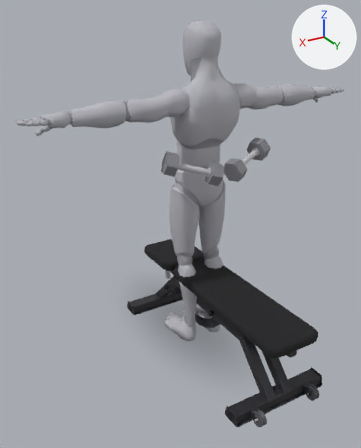
A saved change to the glTF model app/src/main/assets/mannequins/db_bench_press.glb.
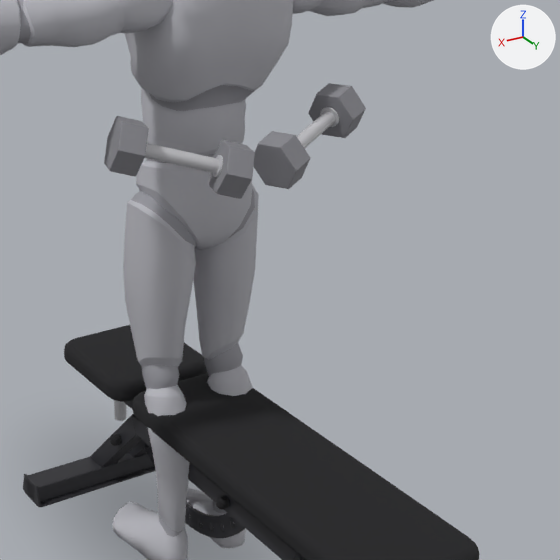
Each version is shown whole from a 50 mm camera at (1.467, 2.241, 1.881) aimed at (0.1, -0.038, 0.742), then close up on the part from 33% to 97% of the width and 23% to 75% of the height. Every picture has the same lights, and +X, +Y and +Z are marked at upper right. The last two pictures show the newer version. Where no turn or scale is listed for an object, it has been applied to the vertices.

Names of what the first close-up shows: 'bench_1', 'bench_12', 'bench_32', 'bench_rail_r_0', 'bench_rail_r_1', 'body', 'body_1', 'dumbbell_l_0', 'dumbbell_l_2', 'dumbbell_l_4', 'dumbbell_r_2', 'dumbbell_r_4' and 13 more.
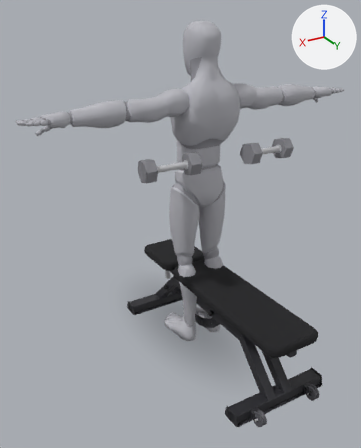
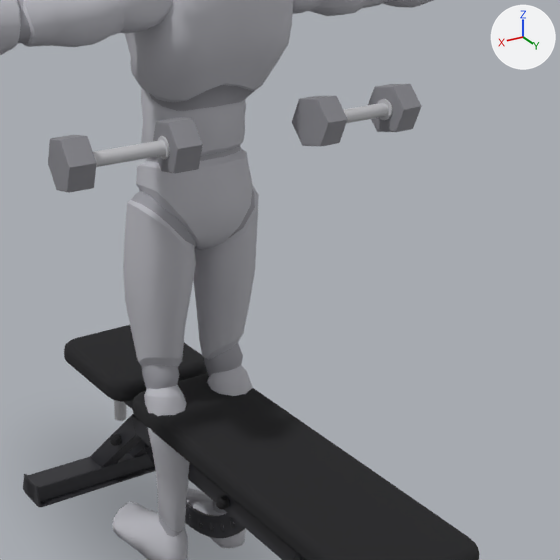
ob_dumbbell_r is not drawn itself; it is the parent of ob_dumbbell_r_0, ob_dumbbell_r_1, ob_dumbbell_r_2, ob_dumbbell_r_3, ob_dumbbell_r_4.
ob_dumbbell_l is not drawn itself; it is the parent of ob_dumbbell_l_0, ob_dumbbell_l_1, ob_dumbbell_l_2, ob_dumbbell_l_3, ob_dumbbell_l_4.

Boxes (x1, y1, x2, y2) around the edits, measured in the close-ups (560 x 560 px):
```json
{"object": "dumbbell_r_4", "change": "moved, turned", "before": [254, 131, 310, 189], "after": [292, 96, 348, 146]}
{"object": "dumbbell_l_2", "change": "moved, turned", "before": [209, 140, 255, 199], "after": [48, 135, 97, 193]}
{"object": "dumbbell_l_4", "change": "moved, turned", "before": [104, 116, 149, 177], "after": [153, 118, 203, 173]}
{"object": "dumbbell_r_2", "change": "moved, turned", "before": [309, 83, 366, 138], "after": [368, 84, 422, 132]}
{"object": "dumbbell_l_0", "change": "moved, turned", "before": [145, 143, 220, 173], "after": [93, 140, 166, 167]}
{"object": "dumbbell_r_0", "change": "moved, turned", "before": [297, 111, 335, 148], "after": [343, 103, 389, 123]}
{"object": "dumbbell_r_1", "change": "moved, turned", "before": [320, 107, 339, 127], "after": [377, 99, 392, 120]}
{"object": "dumbbell_l_3", "change": "moved, turned", "after": [158, 136, 170, 159], "on screen": "not visible before"}
{"object": "dumbbell_l_1", "change": "moved, turned", "before": [213, 155, 223, 178], "on screen": "not visible afterwards"}
```

Edits to the scene script, one JSON object a line:
```json
{"op": "set", "path": "ob_dumbbell_r.location", "old": "(-0.171, 0.199, 1.145)", "new": "(-0.304, 0.203, 1.175)"}
{"op": "set", "path": "ob_dumbbell_r.rotation_euler", "old": "(0.0478, 0.274, 0.343)", "new": "(1.256, -0.0277, 0.0853)", "note": "degrees (2.7, 16, 20) -> degrees (72, -1.6, 4.9)"}
{"op": "set", "path": "ob_dumbbell_l.location", "old": "(0.171, 0.199, 1.145)", "new": "(0.304, 0.203, 1.175)"}
{"op": "set", "path": "ob_dumbbell_l.rotation_euler", "old": "(0.0478, -0.274, -0.343)", "new": "(-1.256, -0.0277, 3.056)", "note": "degrees (2.7, -16, -20) -> degrees (-72, -1.6, 175)"}
```
